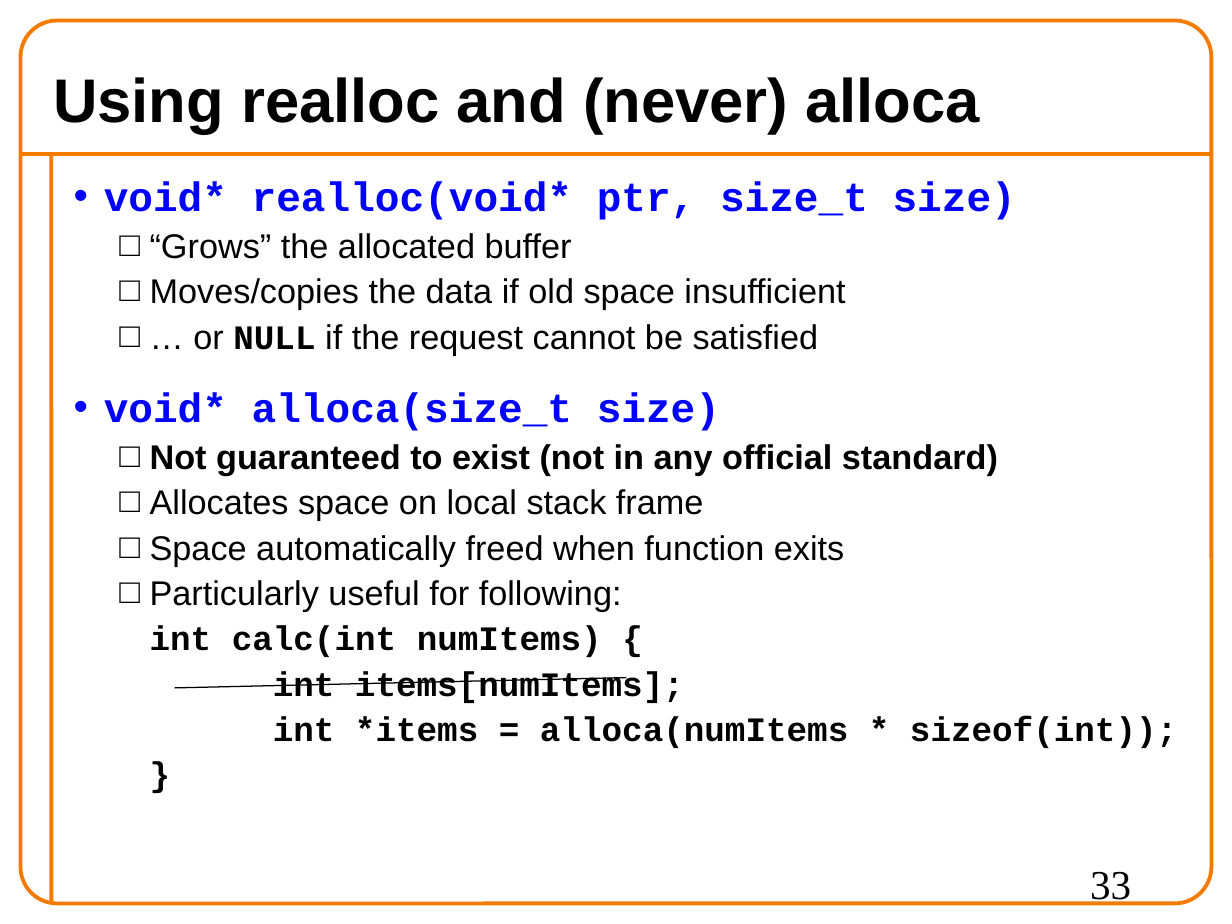
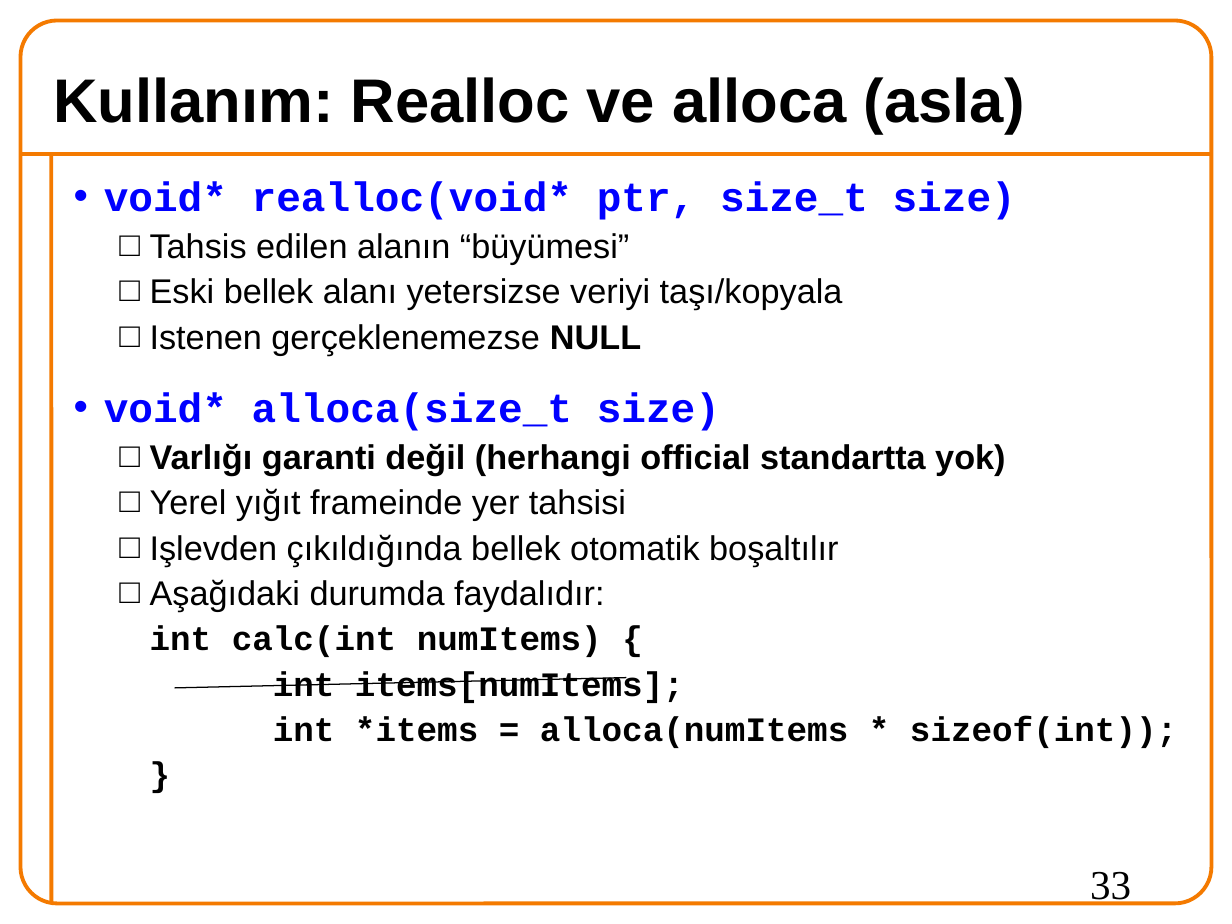
Before and after one commit to 19ceng/ceng201pro, a slide deck: slide 33 of 06memAll.odp. Drawn at 1232x924 pixels with LibreOffice and Linux fonts; fonts in the diff are those of the drawing; background and template pictures are left out. Boxes give left, top, right and bottom in pixels: in the first picture for what was removed or moved away, otherwise in the second. Text is boxed around its words. In the diff, an @@ line names an element or a change of style, - is before the commit and + after.

```diff
--- a/06memAll.odp
+++ b/06memAll.odp
@@ title at [53, 77, 1025, 133]: text changed @@
-Using realloc and (never) alloca
+Kullanım: Realloc ve alloca (asla)
@@ text at [150, 233, 843, 355]: text changed @@
-  □ “Grows” the allocated buffer
-  □ Moves/copies the data if old space insufficient
-  □ … or NULL if the request cannot be satisfied
+  □ Tahsis edilen alanın “büyümesi”
+  □ Eski bellek alanı yetersizse veriyi taşı/kopyala
+  □ Istenen gerçeklenemezse NULL
@@ text at [150, 443, 1005, 611]: text changed @@
-  □ Not guaranteed to exist (not in any official standard)
-  □ Allocates space on local stack frame
-  □ Space automatically freed when function exits
-  □ Particularly useful for following:
+  □ Varlığı garanti değil (herhangi official standartta yok)
+  □ Yerel yığıt frameinde yer tahsisi
+  □ Işlevden çıkıldığında bellek otomatik boşaltılır
+  □ Aşağıdaki durumda faydalıdır:
```
Also in this commit, not shown: 27 other slides changed, 12 slides added, 12 slides removed.
